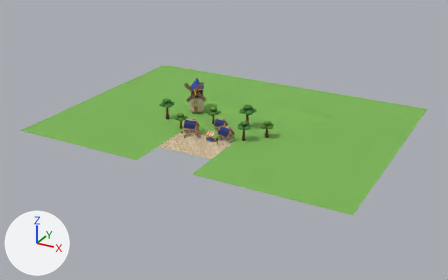
The glTF model environments/village.glb, before and after one commit.
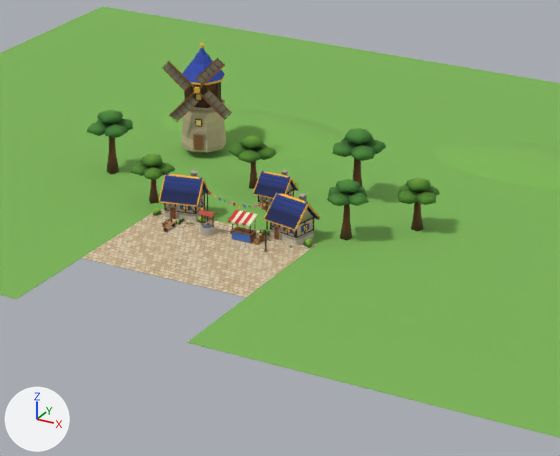
There are two pictures of each version: one whole from a 50 mm lens placed at (98.9, -161.3, 84.1), pointed at (-2.0, 22.1, -7.6), one close up on the part from 29% to 70% of the width and 22% to 75% of the height. Arrows for +X, +Y and +Z are at lower left; the lights stay in place. The first two pictures are the older version. Where no turn or scale is listed for an object, it has been applied to the vertices. Vertices at exactly the same position are counted once.

In view in the first close-up: 'CottageL', 'CottageR', 'Floor', 'FloorGrout', 'Hill', 'Hill2', 'Lawn', 'LawnL', 'LawnR', 'Tree0', 'Tree1', 'Tree2', 'Tree3', 'Tree4', 'Tree5', 'Windmill' and 11 more.
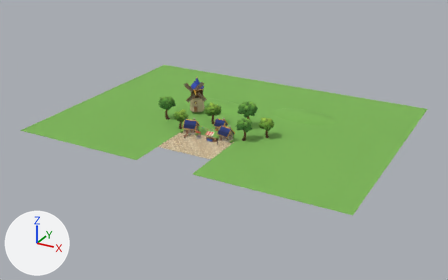
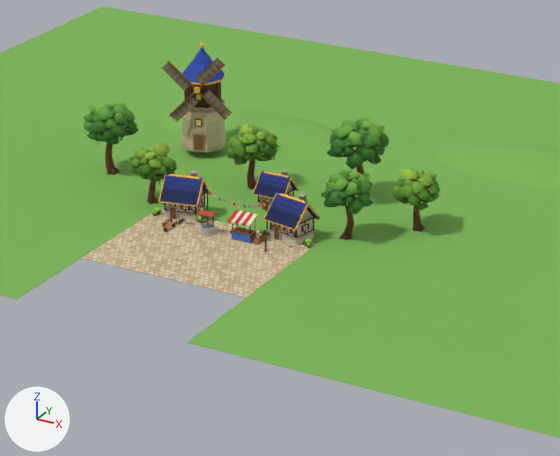
Diff of the bpy script that builds the scene:
```diff
--- a/environments/village.glb.py
+++ b/environments/village.glb.py
@@ me_treeround_a_lod1 @@
 # used by ob_tree0; location = (-11.8, 8.6, 0.0); rotation_euler = (1.571, 0.0, 0.0), in degrees (90, 0, 0); scale = (0.95, 0.95, 0.95)
-me_treeround_a_lod1.from_pydata(...)  # 73 vertices, 120 faces; spans x -2.46..2.25, y -0.75..6.15, z -2.31..2.43
+me_treeround_a_lod1.from_pydata(...)  # 1641 vertices, 2249 faces; spans x -3.06..3.21, y -0.65..7.3, z -3.1..2.55
+# me_treeround_a_lod1 part 1: the loose piece of 13 vertices spanning x -0.75..0.75, y -0.75..4.41, z -0.75..0.75 is rebuilt with 91 vertices and now spans x -0.7..0.54, y -0.65..3.85, z -0.52..0.73
+# me_treeround_a_lod1 part 2: the loose piece of 12 vertices spanning x -2.12..0.52, y 3.36..4.93, z -2.31..0.25 is rebuilt with 23 vertices and now spans x -1.82..-0.29, y 3.49..4.62, z -2.06..-0.42
+# me_treeround_a_lod1 part 3: the loose piece of 12 vertices spanning x -1.26..1.4, y 4.49..6.15, z -1.43..1.36 is rebuilt with 23 vertices and now spans x -1.39..0.87, y 4.54..6.15, z -1.15..1.23
+# me_treeround_a_lod1 part 4: the loose piece of 12 vertices spanning x -2.46..0.17, y 3.36..4.93, z -0.67..1.9 is rebuilt with 23 vertices and now spans x -2.13..-0.53, y 3.75..4.84, z 0.14..1.83
+# me_treeround_a_lod1 part 5: the loose piece of 12 vertices spanning x -0.7..1.89, y 3.36..4.93, z -0.2..2.43 is rebuilt with 23 vertices and now spans x -0.43..1.6, y 3.58..5.07, z 0.48..2.14
+# me_treeround_a_lod1 part 6: 12 vertices removed from x -0.35..2.25, y 3.36..4.93, z -2.15..0.47; 1378 vertices added at x -3.06..3.21, y 3.08..7.3, z -3.1..2.55
+# me_treeround_a_lod1 part 7: 80 vertices added at x -1.12..1.08, y -0.47..0.59, z -0.83..1.14
 me_treeround_a_lod1.materials.append(mat_propvertexmat)
@@ me_treeround_b_lod1 @@
 # used by ob_tree1; location = (12.2, 10.0, 0.0); rotation_euler = (1.571, 0.0, 0.698), in degrees (90, 0, 40); scale = (0.9, 0.9, 0.9)
-me_treeround_b_lod1.from_pydata(...)  # 73 vertices, 120 faces; spans x -2.52..2.66, y -0.79..7.79, z -2.28..2.93
+me_treeround_b_lod1.from_pydata(...)  # 1465 vertices, 2249 faces; spans x -3.35..3.29, y -0.68..8.6, z -3.01..3.44
+# me_treeround_b_lod1 part 8: the loose piece of 13 vertices spanning x -0.82..0.82, y -0.79..5.37, z -0.82..0.82 is rebuilt with 91 vertices and now spans x -0.61..0.91, y -0.68..4.83, z -0.79..0.6
+# me_treeround_b_lod1 part 9: the loose piece of 12 vertices spanning x -2.15..0.75, y 4.72..6.45, z -2.28..0.53 is rebuilt with 23 vertices and now spans x -2.18..-0.26, y 4.92..6.09, z -1.53..0.34
+# me_treeround_b_lod1 part 10: the loose piece of 12 vertices spanning x -1.2..1.72, y 5.96..7.79, z -1.32..1.76 is rebuilt with 23 vertices and now spans x -1.11..1.35, y 5.9..7.69, z -0.62..1.91
+# me_treeround_b_lod1 part 11: the loose piece of 12 vertices spanning x -2.52..0.38, y 4.72..6.45, z -0.47..2.35 is rebuilt with 23 vertices and now spans x -2.37..0.06, y 4.86..6.32, z 0.52..2.69
+# me_treeround_b_lod1 part 12: the loose piece of 12 vertices spanning x -0.58..2.27, y 4.72..6.45, z 0.04..2.93 is rebuilt with 23 vertices and now spans x 0.49..2.41, y 5.05..6.73, z 0.46..2.74
+# me_treeround_b_lod1 part 13: 12 vertices removed from x -0.2..2.66, y 4.72..6.45, z -2.11..0.77; 1202 vertices added at x -3.35..3.29, y 4.06..8.6, z -3.01..3.44
+# me_treeround_b_lod1 part 14: 80 vertices added at x -1.15..1.03, y -0.47..0.62, z -1.17..0.97
 me_treeround_b_lod1.materials.append(mat_propvertexmat)
```

Where the change shows, as pixel boxes (x1, y1, x2, y2) in the close-ups (560 x 456 px):
'Tree3', reshaped: before (332, 128, 386, 187); after (327, 117, 390, 175)
'Tree5', reshaped (21% wider, 14% taller): before (87, 110, 133, 174); after (83, 102, 139, 175)
'Tree1', reshaped (26% wider, 16% taller): before (327, 179, 369, 240); after (320, 169, 373, 240)
'Tree2', reshaped (14% wider, 25% taller): before (229, 135, 277, 189); after (224, 122, 279, 190)
'Tree4', reshaped (19% wider, 20% taller): before (398, 177, 440, 231); after (391, 167, 441, 232)
'Tree0', reshaped (9% wider, 22% taller): before (130, 154, 175, 204); after (129, 143, 178, 204)
part 1 of me_treeround_a_lod1, rebuilt (13% shorter): before (149, 149, 424, 231); after (148, 160, 423, 231)
part 2 of me_treeround_a_lod1, rebuilt (mostly hidden): before (142, 144, 418, 204); after (402, 197, 409, 203)
part 3 of me_treeround_a_lod1, rebuilt (not visible afterwards): before (140, 135, 431, 192)
part 4 of me_treeround_a_lod1, rebuilt: before (130, 150, 436, 205); after (133, 153, 436, 203)
part 5 of me_treeround_a_lod1, rebuilt: before (143, 146, 440, 196); after (145, 146, 276, 180)
part 6 of me_treeround_a_lod1, built on: before (155, 144, 417, 193); after (129, 122, 441, 211)
part 7 of me_treeround_a_lod1, added: after (146, 182, 425, 232)
part 8 of me_treeround_b_lod1, rebuilt (7% shorter): before (107, 137, 363, 240); after (105, 143, 364, 239)
part 9 of me_treeround_b_lod1, rebuilt (mostly hidden afterwards): before (105, 124, 361, 196); after (119, 132, 128, 137)
part 10 of me_treeround_b_lod1, rebuilt (mostly hidden afterwards): before (97, 110, 373, 193); after (110, 109, 359, 189)
part 11 of me_treeround_b_lod1, rebuilt: before (111, 119, 357, 206); after (331, 146, 348, 206)
part 12 of me_treeround_b_lod1, rebuilt: before (96, 119, 376, 206); after (360, 146, 375, 204)
part 13 of me_treeround_b_lod1, built on: before (87, 122, 386, 197); after (83, 102, 390, 214)
part 14 of me_treeround_b_lod1, added: after (107, 168, 352, 240)
